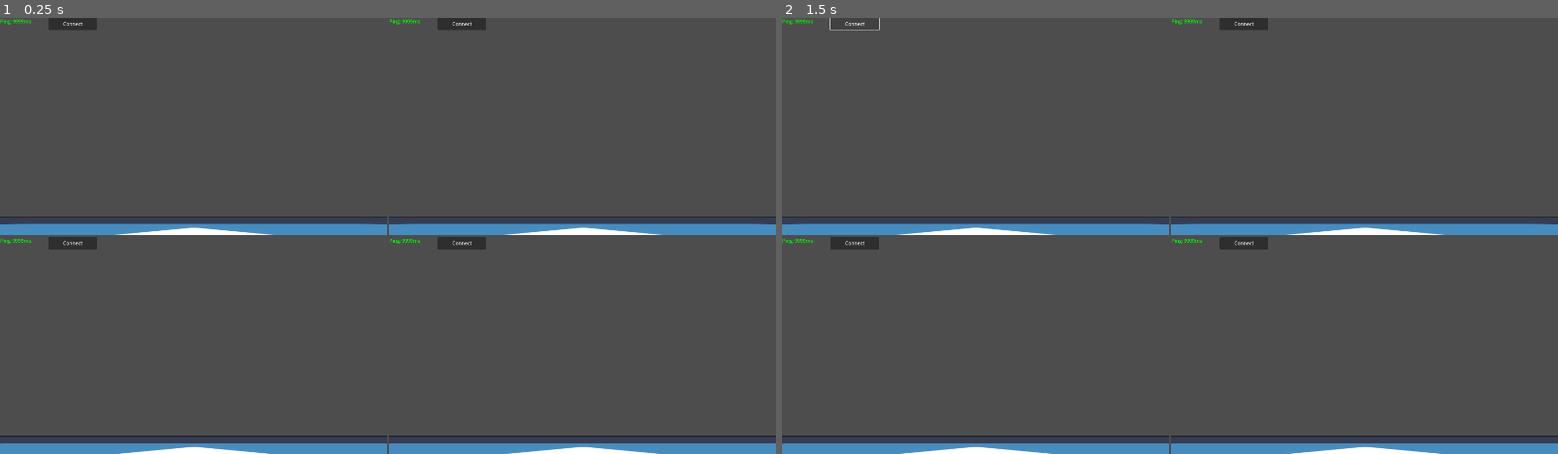
Above: before the commit, frames 1-2 (left to right).
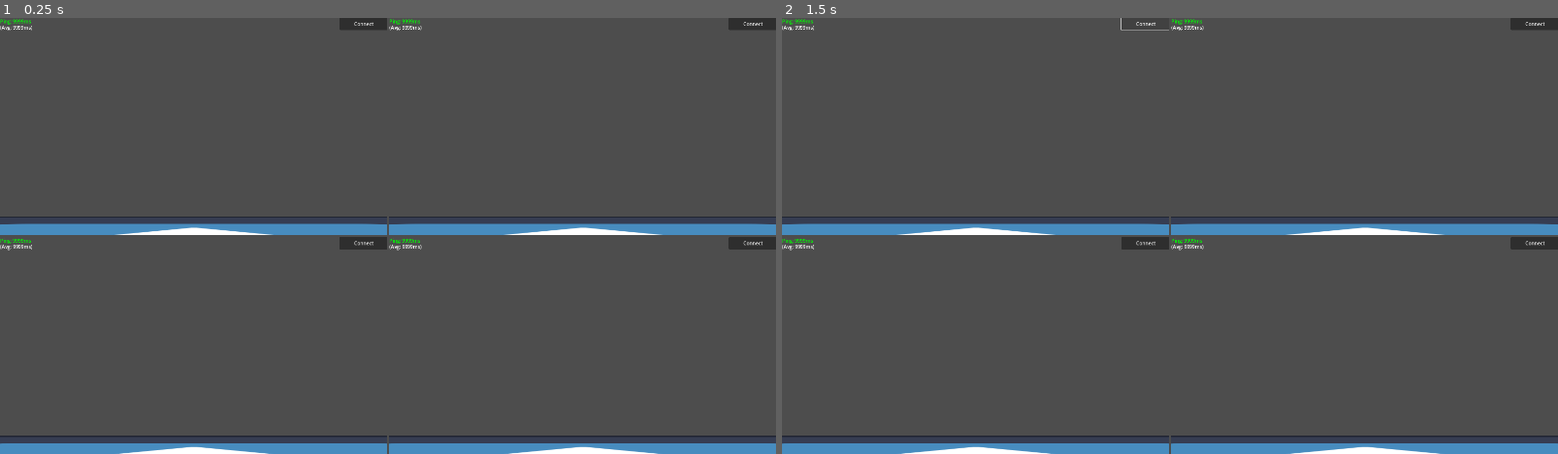
Above: after the commit, the same moments.

Repository: kamikoloss/godot-network-study
Game: Godot game, scene res://debug.tscn
Two runs of this game, one before a commit and one after it. Both use one fixed random seed, a clock stepped at 60 frames per second and the inputs below. The engine's default icon, where the game draws it, is replaced by a stand-in: a white triangle on a blue panel in a dark square.
Inputs:
- Up to frame 1 (0.25 s): no input
- Up to frame 2 (1.5 s): tap Enter (ui_accept) at 0.5, 0.77 s; hold Right (ui_right) 0.53-1.25 s; click "Connect" at 1.25 s

The runs differ from the first frame. In frame 1, 1.4% of the frame differs, in the area x 0-100%, y 0-54%; in frame 2, 1.1%.

Commit message:
ping の平均値を表示するようにした

Diff:
--- a/ws3/client.gd
+++ b/ws3/client.gd
@@ -11,9 +11,12 @@
 # UI
 @export var _connect_button: Button
 @export var _ping_label: Label
+@export var _ping_avg_label: Label
 
-var _server_unix_time: float = 0.0
+# Ping
 var _ping_refresh_timer: float = 0.0
+var _recent_ping_list: Array[float] = []
+var _recent_ping_list_max_size: int = 10
 
 
 func _ready() -> void:
@@ -25,13 +28,13 @@
 
 func _process(delta: float) -> void:
 	# Ping
-	if 0.0 < _server_unix_time:
+	if 0 < _recent_ping_list.size():
 		_ping_refresh_timer += delta
 		if _ping_refresh_interval < _ping_refresh_timer:
-			_ping_refresh_timer = 0.0
-			var local_unix_time = Time.get_unix_time_from_system()
-			var ping_ms = snappedf((local_unix_time -_server_unix_time) * 1000, 0.01)
-			_ping_label.text = "Ping: %sms" % str(ping_ms)
+			_ping_refresh_timer = 0
+			var ping_avg = _recent_ping_list.reduce(func(a, n): return a + n, 0.0) / _recent_ping_list.size()
+			_ping_label.text = "Ping: %sms" % str(snappedf(_recent_ping_list[-1] * 1000, 0.01))
+			_ping_avg_label.text = "(Avg: %sms)" % str(snappedf(ping_avg * 1000, 0.01))
 
 
 func _on_web_socket_client_connected_to_server():
@@ -45,7 +48,13 @@
 func _on_web_socket_client_message_received(message):
 	#print("[Client] Message received from server. Message: %s" % [message])
 	var msg = JSON.parse_string(message)
-	_server_unix_time = msg["time"]
+
+	# time
+	var ping = Time.get_unix_time_from_system() - msg["time"]
+	_recent_ping_list.append(ping)
+	if _recent_ping_list_max_size < _recent_ping_list.size():
+		_recent_ping_list.pop_front()
+		print(_recent_ping_list)
 
 
 func _on_connect_button_pressed():
--- a/ws3/client.tscn
+++ b/ws3/client.tscn
@@ -7,11 +7,12 @@
 [sub_resource type="RectangleShape2D" id="RectangleShape2D_rp5tg"]
 size = Vector2(128, 128)
 
-[node name="Client" type="Node2D" node_paths=PackedStringArray("_web_socket_client", "_connect_button", "_ping_label")]
+[node name="Client" type="Node2D" node_paths=PackedStringArray("_web_socket_client", "_connect_button", "_ping_label", "_ping_avg_label")]
 script = ExtResource("1_dyupq")
 _web_socket_client = NodePath("WebSocketClient")
 _connect_button = NodePath("Connect")
 _ping_label = NodePath("Ping")
+_ping_avg_label = NodePath("PingAvg")
 
 [node name="WebSocketClient" parent="." instance=ExtResource("2_al7l1")]
 
@@ -30,8 +31,8 @@
 [node name="NetworkNodes" type="Node2D" parent="."]
 
 [node name="Connect" type="Button" parent="."]
-offset_left = 160.0
-offset_right = 320.0
+offset_left = 1120.0
+offset_right = 1280.0
 offset_bottom = 40.0
 text = "Connect"
 
@@ -40,3 +41,9 @@
 offset_right = 160.0
 offset_bottom = 40.0
 text = "Ping: 9999ms"
+
+[node name="PingAvg" type="Label" parent="."]
+offset_top = 20.0
+offset_right = 160.0
+offset_bottom = 60.0
+text = "(Avg: 9999ms)"
